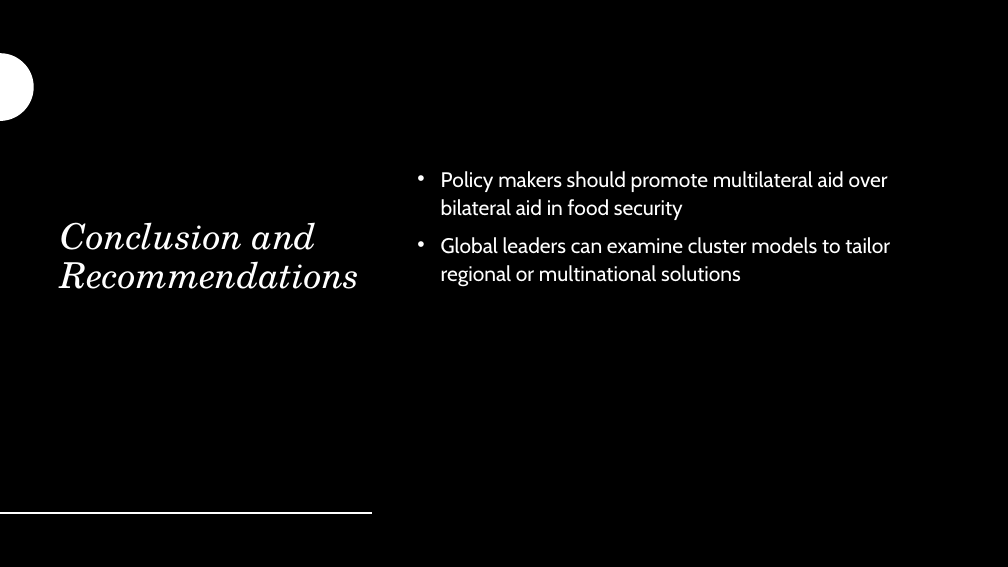
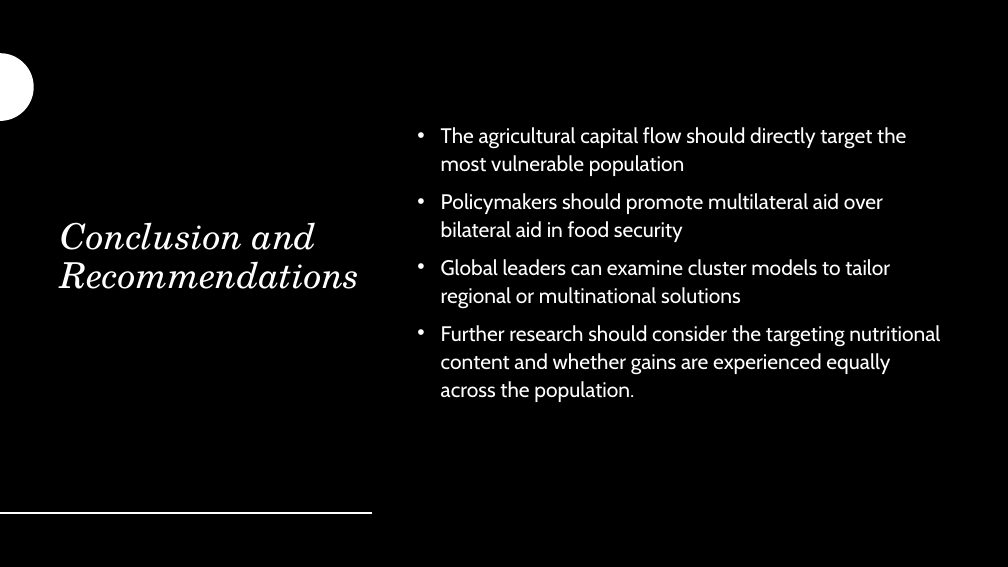
Before and after one commit to bryceleary/DSIFinal, a slide deck: slide 13 of Docs/dsifinal-presensation.pptx. Drawn at 1008x567 pixels with LibreOffice and Linux fonts; fonts in the diff are those of the drawing. Boxes give left, top, right and bottom in pixels: in the first picture for what was removed or moved away, otherwise in the second. Text is boxed around its words. In the diff, an @@ line names an element or a change of style, - is before the commit and + after.

```diff
--- a/Docs/dsifinal-presensation.pptx
+++ b/Docs/dsifinal-presensation.pptx
@@ text at (441, 127, 906, 242): text changed @@
-• Policy makers should promote multilateral aid over bilateral aid in food security
+• The agricultural capital flow should directly target the most vulnerable population
+• Policymakers should promote multilateral aid over bilateral aid in food security
@@ text at (441, 325, 940, 402): paragraph added @@
+• Further research should consider the targeting nutritional content and whether gains are experienced equally across the population.
```
Also in this commit, not shown: 6 other slides changed.
